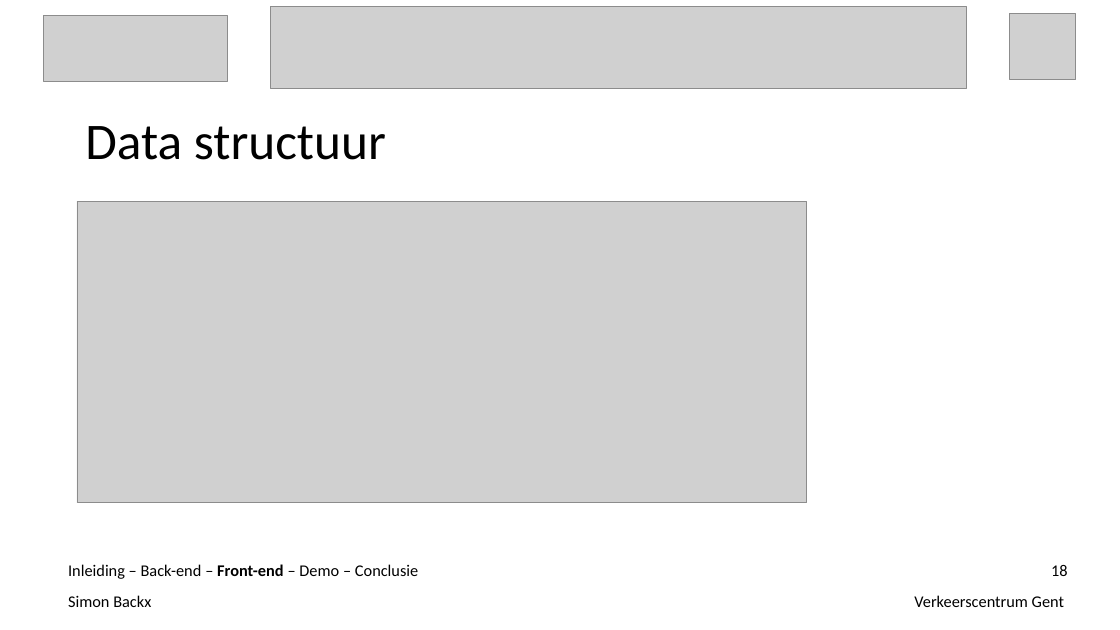
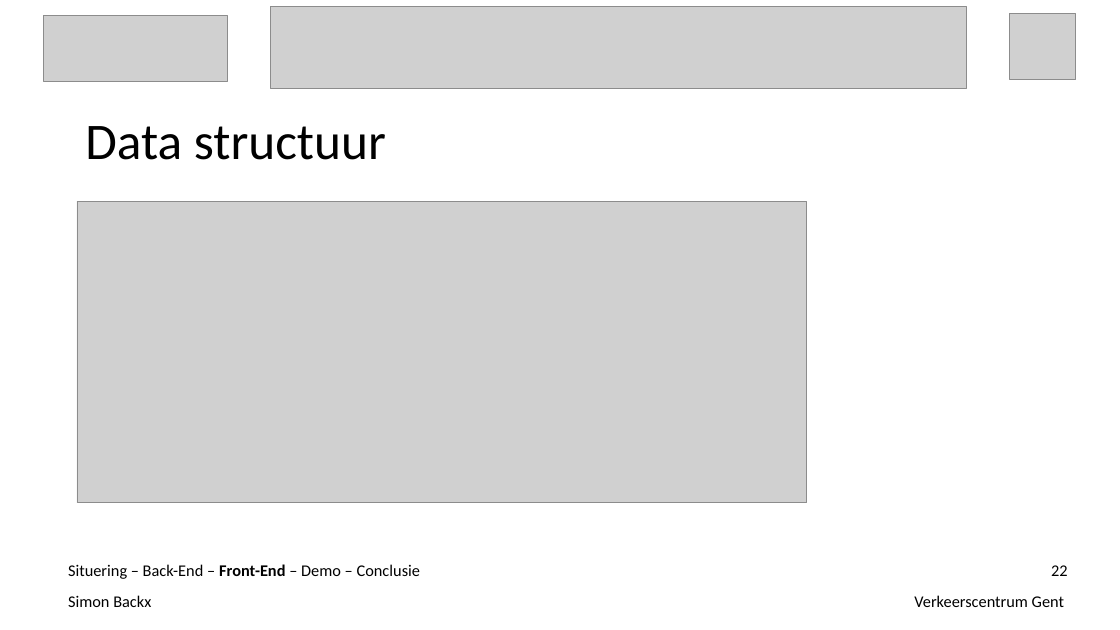
Before and after one commit to ghentlivinglab/Traffic-Travel-Time-Analyzer-1, a slide deck: slide 22 of Einddocumentatie/Presentatie.ppt (slide 18 before the commit). Drawn at 1120x630 pixels with LibreOffice and Linux fonts; fonts in the diff are those of the drawing; grey boxes stand for pictures. Boxes give left, top, right and bottom in pixels: in the first picture for what was removed or moved away, otherwise in the second. Text is boxed around its words. In the diff, an @@ line names an element or a change of style, - is before the commit and + after.

```diff
--- a/Einddocumentatie/Presentatie.ppt
+++ b/Einddocumentatie/Presentatie.ppt
@@ text at [68, 564, 420, 579]: text changed @@
-Inleiding – Back-end – Front-end – Demo – Conclusie
+Situering – Back-End – Front-End – Demo – Conclusie
@@ page number at [1051, 565, 1068, 576]: text changed @@
-18
+22
```
Also in this commit, not shown: 20 other slides changed, 6 slides added, 1 slide removed, 1 other file.
